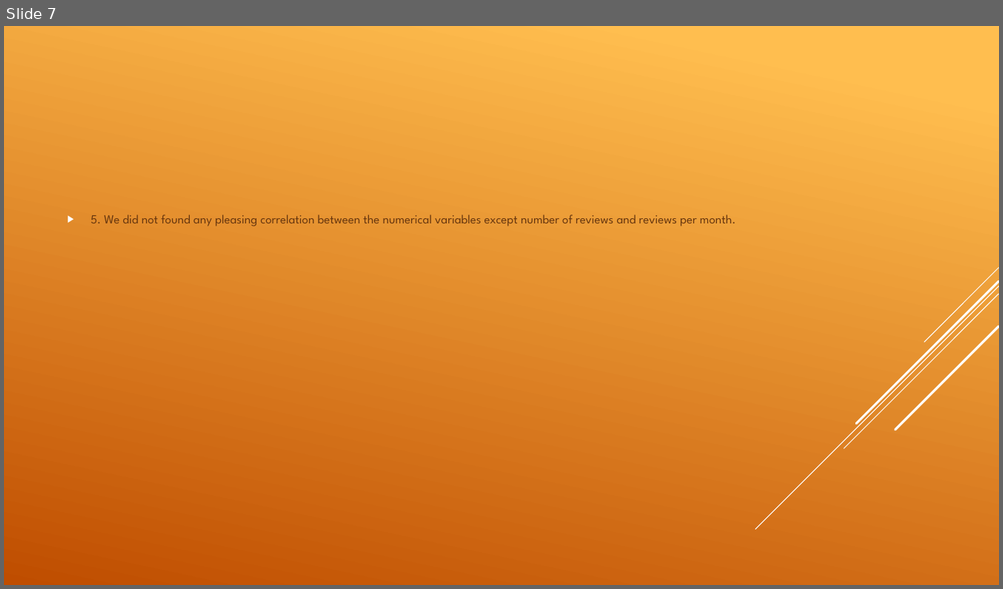
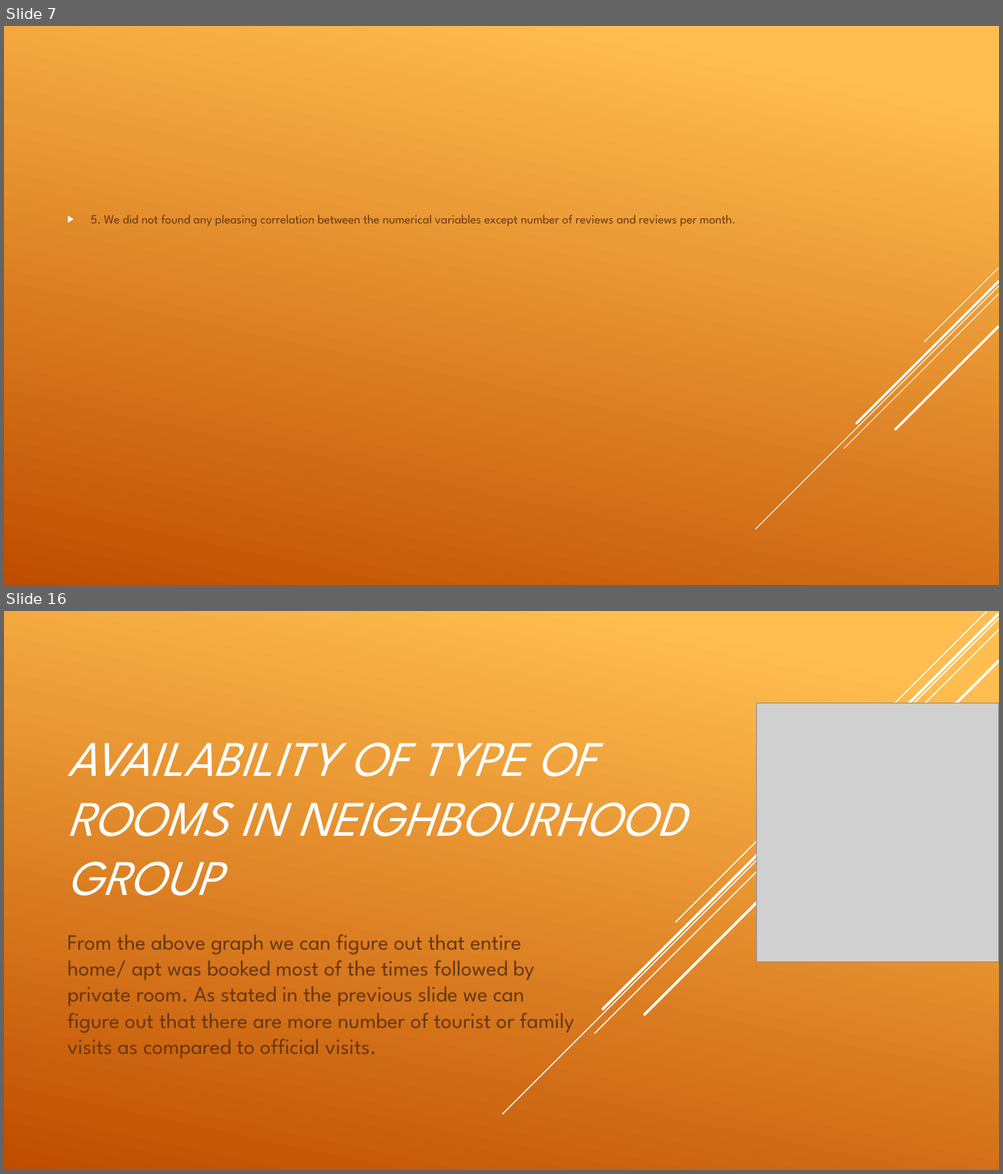
Before and after one commit to Sandipan0303/Airbnb-Analysis, a slide deck: EDA CAPSTONE PROJECT.pptx. Shown one above the other, each under a label of ours: slide 7 before the commit, slides 7 and 16 after it; the slides between them are not shown. The pictures are 1003x589 and 1003x1174 pixels, drawn with LibreOffice and Linux fonts; fonts in the diff are those of the drawing; grey boxes stand for pictures. Boxes give left, top, right and bottom in pixels: in the first picture for what was removed or moved away, otherwise in the second. Text is boxed around its words. In the diff, an @@ line names an element or a change of style, - is before the commit and + after.

```diff
--- a/EDA CAPSTONE PROJECT.pptx
+++ b/EDA CAPSTONE PROJECT.pptx
@@ slide 16 added at (x1=4, y1=611, x2=999, y2=1170), background gradient #FFBF50 to #C04D00 @@
@@ line added from (999, 618) to (503, 1115), #FFFFFF 1 pt @@
@@ line added from (999, 629) to (595, 1034), #FFFFFF 1 pt @@
@@ line added from (999, 614) to (603, 1009), #FFFFFF 2.5 pt @@
@@ line added from (986, 612) to (675, 923), #FFFFFF 1 pt @@
@@ line added from (999, 661) to (644, 1015), #FFFFFF 2.5 pt @@
@@ picture added at (x1=756, y1=703, x2=999, y2=962) @@
@@ title added at (x1=68, y1=743, x2=685, y2=896), 48 pt, text #FFFFFF, italic @@
+AVAILABILITY OF TYPE OF ROOMS IN NEIGHBOURHOOD GROUP
@@ subtitle added at (x1=68, y1=934, x2=574, y2=1059), 21 pt, text #68380F @@
+From the above graph we can figure out that entire home/ apt was booked most of the times followed by private room. As stated in the previous slide we can figure out that there are more number of tourist or family visits as compared to official visits.
```
Also in this commit, not shown: 14 other slides added.
